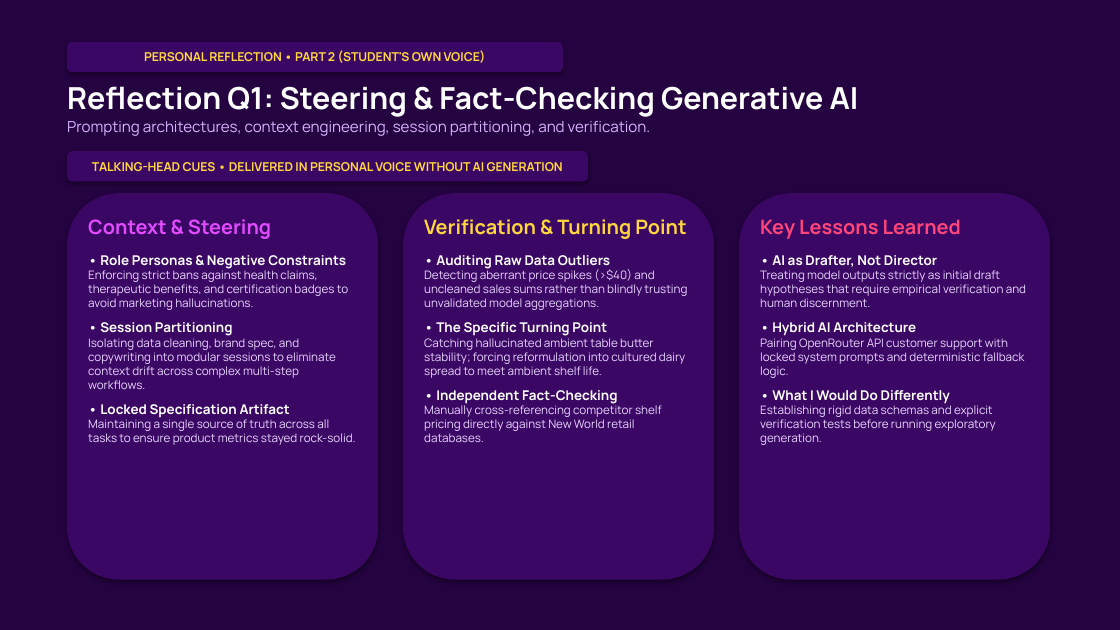
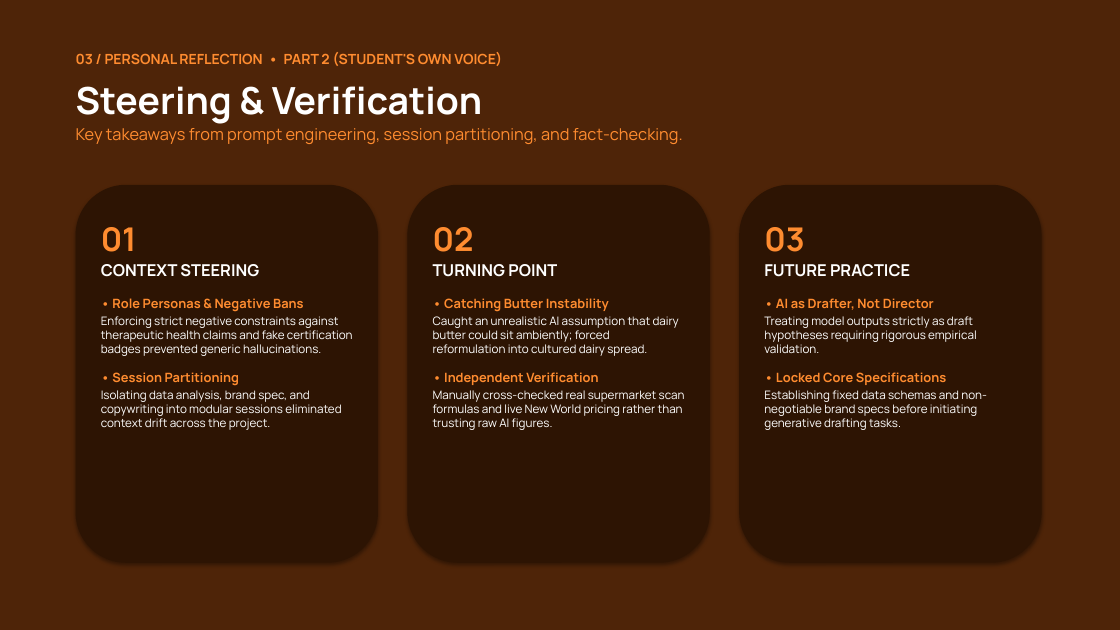
Before and after one commit to JacobCrume/stamp-spreads, a slide deck: slide 4 of presentation/Stamp-pitch.pptx. Drawn at 1120x630 pixels with LibreOffice and Linux fonts; fonts in the diff are those of the drawing. Boxes give left, top, right and bottom in pixels: in the first picture for what was removed or moved away, otherwise in the second. Text is boxed around its words. In the diff, an @@ line names an element or a change of style, - is before the commit and + after.

Commit message:
Declutter slides and enforce 3 colors plus neutral rule across flavour palettes

```diff
--- a/presentation/Stamp-pitch.pptx
+++ b/presentation/Stamp-pitch.pptx
@@ rectangle at (0,0,1120,630): fill #240340 to #4E2408 @@
@@ text at (76,52,502,66): text changed; size 10.5 to 12 pt; text colour #FFD640 to #FF8C30 @@
-PERSONAL REFLECTION • PART 2 (STUDENT'S OWN VOICE)
+03 / PERSONAL REFLECTION • PART 2 (STUDENT'S OWN VOICE)
@@ text "03 / PERSONAL REFLECTION • ...": place and size @@
-text "03 / PERSONAL REFLECTION • ..." at (67,42,563,72)
+text "03 / PERSONAL REFLECTION • ..." at (76,52,502,66)
@@ text "03 / PERSONAL REFLECTION • ..." at (76,52,502,66): vertical alignment middle to top; fill #3B0764 to none; shadow off @@
@@ text at (76,86,683,144): text changed; size 13 to 14 pt; text colour #D8B4FE to #FF8C30 @@
-Reflection Q1: Steering & Fact-Checking Generative AI
-Prompting architectures, context engineering, session partitioning, and verification.
+Steering & Verification
+Key takeaways from prompt engineering, session partitioning, and fact-checking.
@@ rounded rectangle removed at (67,151,588,181) @@
-TALKING-HEAD CUES • DELIVERED IN PERSONAL VOICE WITHOUT AI GENERATION
@@ rounded rectangle: place and size @@
-rounded rectangle at (67,193,378,580)
+rounded rectangle at (76,185,378,563)
@@ rounded rectangle: place and size @@
-rounded rectangle at (403,193,714,580)
+rounded rectangle at (408,185,710,563)
@@ fill #3B0764 to #2D1403 in 3 elements at (408,185,710,563), (76,185,378,563), (739,185,1042,563) @@
@@ rounded rectangle: place and size @@
-rounded rectangle at (739,193,1050,580)
+rounded rectangle at (739,185,1042,563)
@@ text at (101,227,353,430): text changed; text colour #E9D5FF to #FFFFFF @@
-Context & Steering
-• Role Personas & Negative Constraints
-Enforcing strict bans against health claims, therapeutic benefits, and certification badges to avoid marketing hallucinations.
-• Session Partitioning
-Isolating data cleaning, brand spec, and copywriting into modular sessions to eliminate context drift across complex multi-step workflows.
-• Locked Specification Artifact
-Maintaining a single source of truth across all tasks to ensure product metrics stayed rock-solid.
+01
+CONTEXT STEERING
+• Role Personas & Negative Bans
+Enforcing strict negative constraints against therapeutic health claims and fake certification badges prevented generic hallucinations.
+• Session Partitioning
+Isolating data analysis, brand spec, and copywriting into modular sessions eliminated context drift across the project.
@@ text at (433,227,685,430): text changed; text colour #E9D5FF to #FFFFFF @@
-Verification & Turning Point
-• Auditing Raw Data Outliers
-Detecting aberrant price spikes (>$40) and uncleaned sales sums rather than blindly trusting unvalidated model aggregations.
-• The Specific Turning Point
-Catching hallucinated ambient table butter stability; forcing reformulation into cultured dairy spread to meet ambient shelf life.
-• Independent Fact-Checking
-Manually cross-referencing competitor shelf pricing directly against New World retail databases.
+02
+TURNING POINT
+• Catching Butter Instability
+Caught an unrealistic AI assumption that dairy butter could sit ambiently; forced reformulation into cultured dairy spread.
+• Independent Verification
+Manually cross-checked real supermarket scan formulas and live New World pricing rather than trusting raw AI figures.
@@ text at (764,227,987,430): text changed; text colour #E9D5FF to #FFFFFF @@
-Key Lessons Learned
-• AI as Drafter, Not Director
-Treating model outputs strictly as initial draft hypotheses that require empirical verification and human discernment.
-• Hybrid AI Architecture
-Pairing OpenRouter API customer support with locked system prompts and deterministic fallback logic.
-• What I Would Do Differently
-Establishing rigid data schemas and explicit verification tests before running exploratory generation.
+03
+FUTURE PRACTICE
+• AI as Drafter, Not Director
+Treating model outputs strictly as draft hypotheses requiring rigorous empirical validation.
+• Locked Core Specifications
+Establishing fixed data schemas and non-negotiable brand specs before initiating generative drafting tasks.
```
Also in this commit, not shown: 3 other slides changed, 1 slide added, 1 slide removed, 1 other file.
